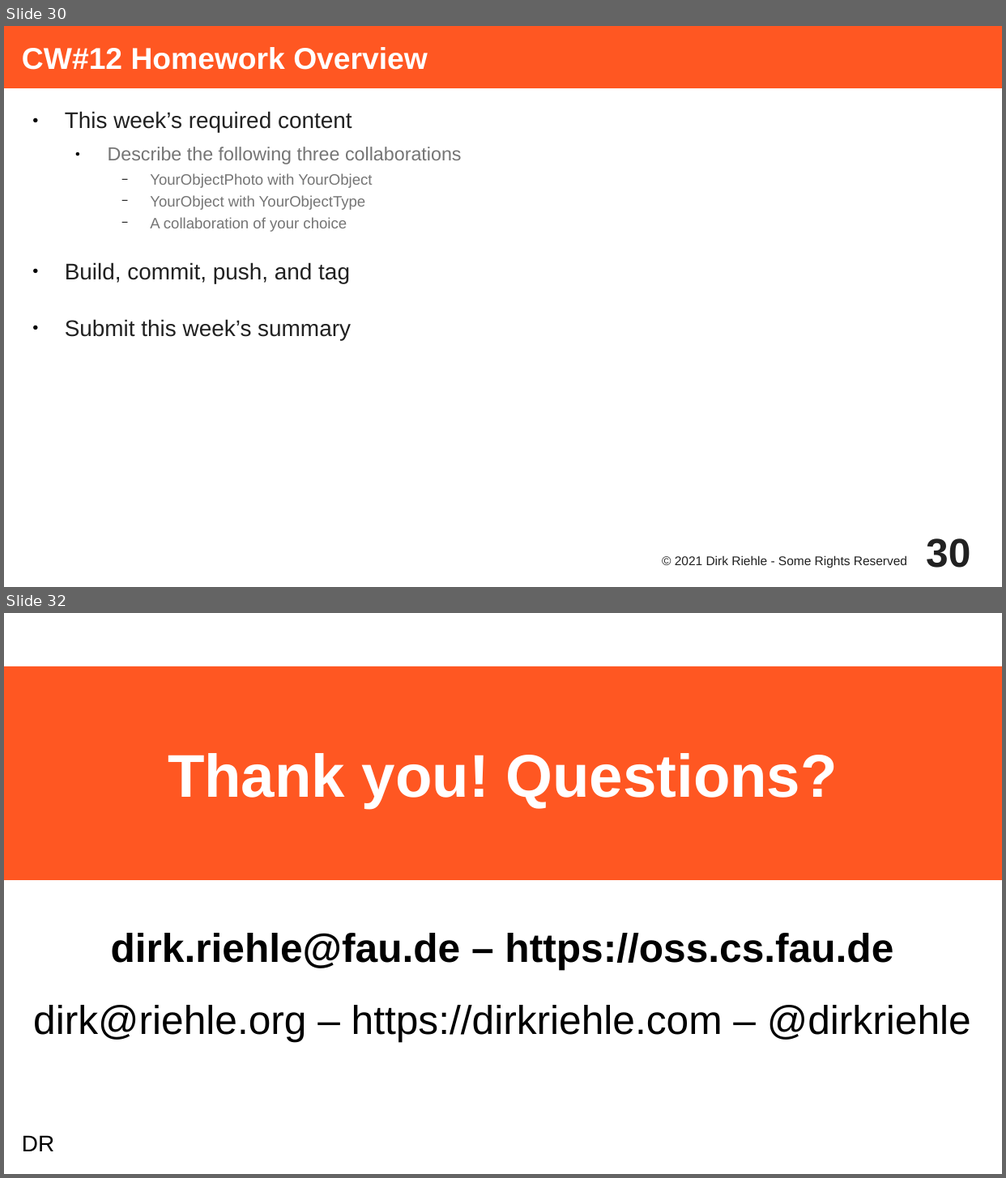
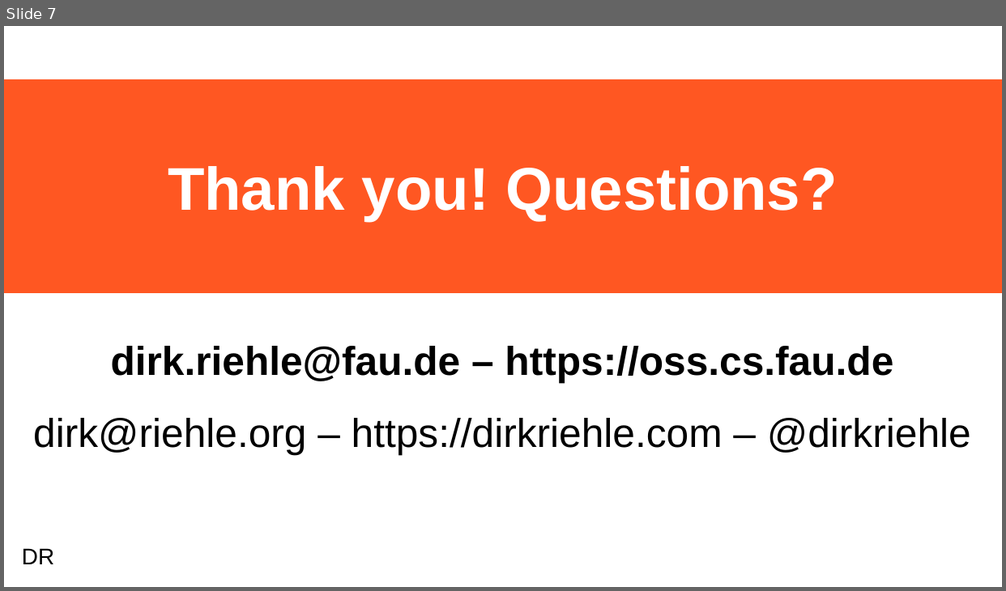
Before and after one commit to dirkriehle/adap-course, a slide deck: Lecture Slides/ADAP A02 - Course Homework.odp. Shown one above the other, each under a label of ours: slides 30 and 32 before the commit, slide 7 after it; the slides between them are not shown. The pictures are 1006x1178 and 1006x591 pixels, drawn with LibreOffice and Linux fonts; fonts in the diff are those of the drawing. Boxes give left, top, right and bottom in pixels: in the first picture for what was removed or moved away, otherwise in the second. Text is boxed around its words. In the diff, an @@ line names an element or a change of style, - is before the commit and + after.

```diff
--- a/Lecture Slides/ADAP A02 - Course Homework.odp
+++ b/Lecture Slides/ADAP A02 - Course Homework.odp
@@ slide 30 removed at (4, 26, 1002, 587), background #FFFFFF @@
@@ title removed at (4, 26, 1002, 88) @@
-CW#12 Homework Overview
@@ text removed at (65, 111, 462, 340) @@
-● This week’s required content
-  ● Describe the following three collaborations
-    − YourObjectPhoto with YourObject
-    − YourObject with YourObjectType
-    − A collaboration of your choice
-● Build, commit, push, and tag
-● Submit this week’s summary
@@ text removed at (675, 556, 907, 569) @@
-© 2021 Dirk Riehle - Some Rights Reserved
@@ page number removed at (926, 539, 970, 568) @@
-30
@@ what was slide 32 is now slide 7 @@
```
Also in this commit, not shown: 3 slides changed, 24 other slides removed, 39 other files.
